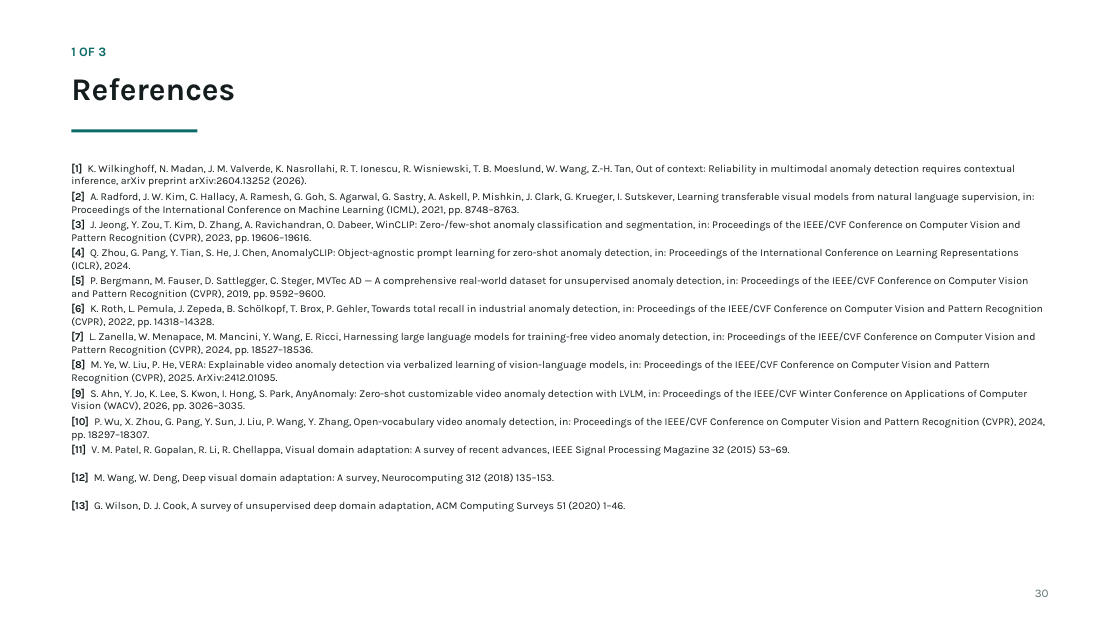
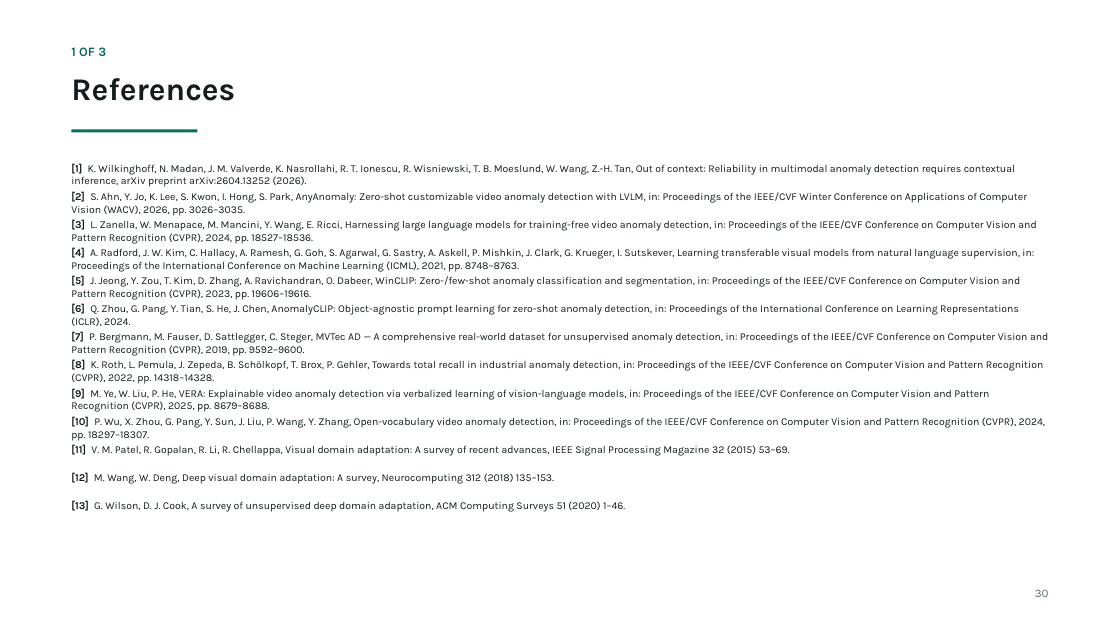
Before and after one commit to prakash-nitc/multimodal-anomaly-detection, a slide deck: slide 31 of docs/06_presentations/DA-ZVAD_Phase3_Review.pptx. Drawn at 1120x630 pixels with LibreOffice and Linux fonts; fonts in the diff are those of the drawing. Boxes give left, top, right and bottom in pixels: in the first picture for what was removed or moved away, otherwise in the second. Text is boxed around its words. In the diff, an @@ line names an element or a change of style, - is before the commit and + after.

Commit message:
Phase 3 deck full audit: setup slide (3 benchmarks, 418 videos, LLaVA), UCF-Crime in comparison and scene-count tables, wrong Ada-VAD citation fixed, within-video finding on interpretation/limitations/summary, plan follows master plan, references regenerated

```diff
--- a/docs/06_presentations/DA-ZVAD_Phase3_Review.pptx
+++ b/docs/06_presentations/DA-ZVAD_Phase3_Review.pptx
@@ text added at (71,191,1027,216), 9 pt, text #141C1E @@
+[2] S. Ahn, Y. Jo, K. Lee, S. Kwon, I. Hong, S. Park, AnyAnomaly: Zero-shot customizable video anomaly detection with LVLM, in: Proceedings of the IEEE/CVF Winter Conference on Applications of Computer Vision (WACV), 2026, pp. 3026–3035.
@@ text at (71,219,1036,244): text changed @@
-[3] J. Jeong, Y. Zou, T. Kim, D. Zhang, A. Ravichandran, O. Dabeer, WinCLIP: Zero-/few-shot anomaly classification and segmentation, in: Proceedings of the IEEE/CVF Conference on Computer Vision and Pattern Recognition (CVPR), 2023, pp. 19606–19616.
+[3] L. Zanella, W. Menapace, M. Mancini, Y. Wang, E. Ricci, Harnessing large language models for training-free video anomaly detection, in: Proceedings of the IEEE/CVF Conference on Computer Vision and Pattern Recognition (CVPR), 2024, pp. 18527–18536.
@@ text at (71,247,1034,272): text changed @@
-[2] A. Radford, J. W. Kim, C. Hallacy, A. Ramesh, G. Goh, S. Agarwal, G. Sastry, A. Askell, P. Mishkin, J. Clark, G. Krueger, I. Sutskever, Learning transferable visual models from natural language supervision, in: Proceedings of the International Conference on Machine Learning (ICML), 2021, pp. 8748–8763.
+[4] A. Radford, J. W. Kim, C. Hallacy, A. Ramesh, G. Goh, S. Agarwal, G. Sastry, A. Askell, P. Mishkin, J. Clark, G. Krueger, I. Sutskever, Learning transferable visual models from natural language supervision, in: Proceedings of the International Conference on Machine Learning (ICML), 2021, pp. 8748–8763.
@@ text at (71,275,1020,300): text changed @@
-[5] P. Bergmann, M. Fauser, D. Sattlegger, C. Steger, MVTec AD — A comprehensive real-world dataset for unsupervised anomaly detection, in: Proceedings of the IEEE/CVF Conference on Computer Vision and Pattern Recognition (CVPR), 2019, pp. 9592–9600.
+[5] J. Jeong, Y. Zou, T. Kim, D. Zhang, A. Ravichandran, O. Dabeer, WinCLIP: Zero-/few-shot anomaly classification and segmentation, in: Proceedings of the IEEE/CVF Conference on Computer Vision and Pattern Recognition (CVPR), 2023, pp. 19606–19616.
@@ text at (71,303,1019,326): text changed @@
-[4] Q. Zhou, G. Pang, Y. Tian, S. He, J. Chen, AnomalyCLIP: Object-agnostic prompt learning for zero-shot anomaly detection, in: Proceedings of the International Conference on Learning Representations (ICLR), 2024.
+[6] Q. Zhou, G. Pang, Y. Tian, S. He, J. Chen, AnomalyCLIP: Object-agnostic prompt learning for zero-shot anomaly detection, in: Proceedings of the International Conference on Learning Representations (ICLR), 2024.
@@ text removed at (71,303,1043,328) @@
-[6] K. Roth, L. Pemula, J. Zepeda, B. Schölkopf, T. Brox, P. Gehler, Towards total recall in industrial anomaly detection, in: Proceedings of the IEEE/CVF Conference on Computer Vision and Pattern Recognition (CVPR), 2022, pp. 14318–14328.
@@ text at (71,331,1048,356): text changed @@
-[7] L. Zanella, W. Menapace, M. Mancini, Y. Wang, E. Ricci, Harnessing large language models for training-free video anomaly detection, in: Proceedings of the IEEE/CVF Conference on Computer Vision and Pattern Recognition (CVPR), 2024, pp. 18527–18536.
+[7] P. Bergmann, M. Fauser, D. Sattlegger, C. Steger, MVTec AD — A comprehensive real-world dataset for unsupervised anomaly detection, in: Proceedings of the IEEE/CVF Conference on Computer Vision and Pattern Recognition (CVPR), 2019, pp. 9592–9600.
@@ text at (71,359,1044,384): text changed @@
-[8] M. Ye, W. Liu, P. He, VERA: Explainable video anomaly detection via verbalized learning of vision-language models, in: Proceedings of the IEEE/CVF Conference on Computer Vision and Pattern Recognition (CVPR), 2025. ArXiv:2412.01095.
+[8] K. Roth, L. Pemula, J. Zepeda, B. Schölkopf, T. Brox, P. Gehler, Towards total recall in industrial anomaly detection, in: Proceedings of the IEEE/CVF Conference on Computer Vision and Pattern Recognition (CVPR), 2022, pp. 14318–14328.
@@ text at (71,388,989,412): text changed @@
-[9] S. Ahn, Y. Jo, K. Lee, S. Kwon, I. Hong, S. Park, AnyAnomaly: Zero-shot customizable video anomaly detection with LVLM, in: Proceedings of the IEEE/CVF Winter Conference on Applications of Computer Vision (WACV), 2026, pp. 3026–3035.
+[9] M. Ye, W. Liu, P. He, VERA: Explainable video anomaly detection via verbalized learning of vision-language models, in: Proceedings of the IEEE/CVF Conference on Computer Vision and Pattern Recognition (CVPR), 2025, pp. 8679–8688.
```
Also in this commit, not shown: 12 other slides changed, 1 other file.
